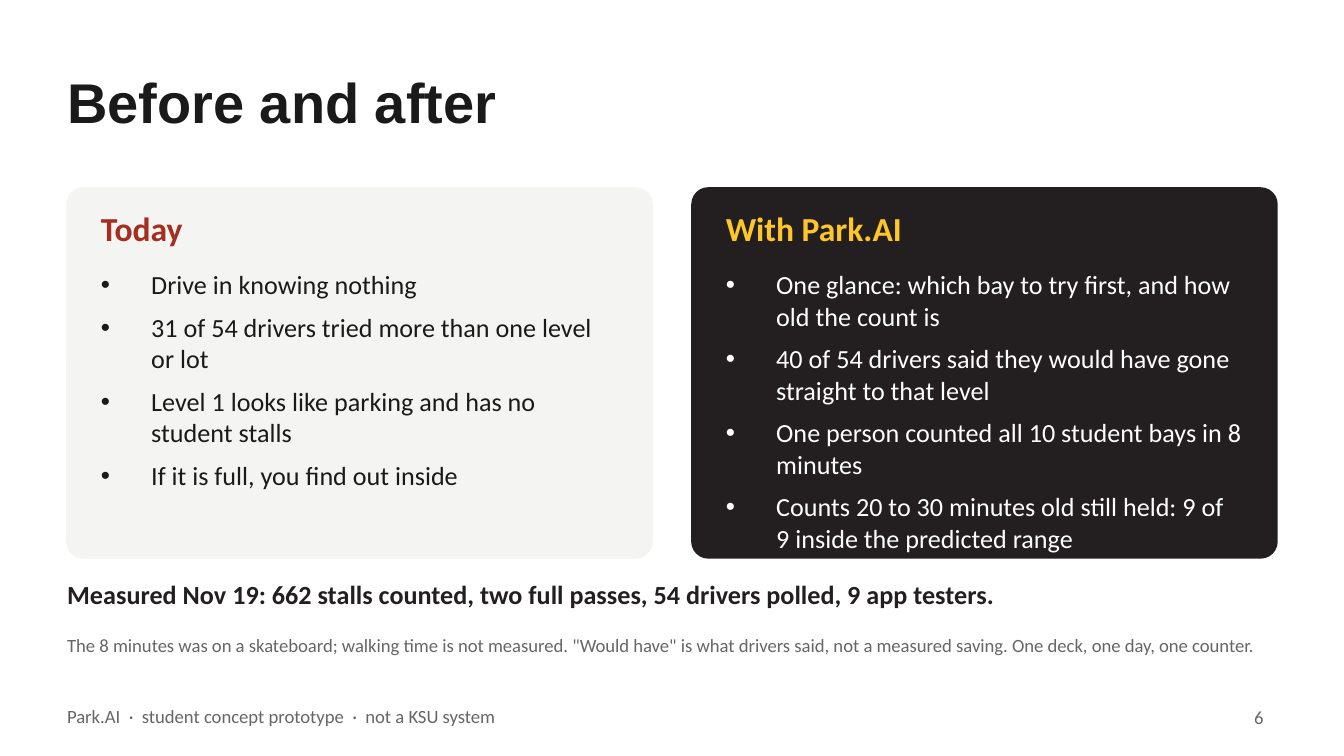
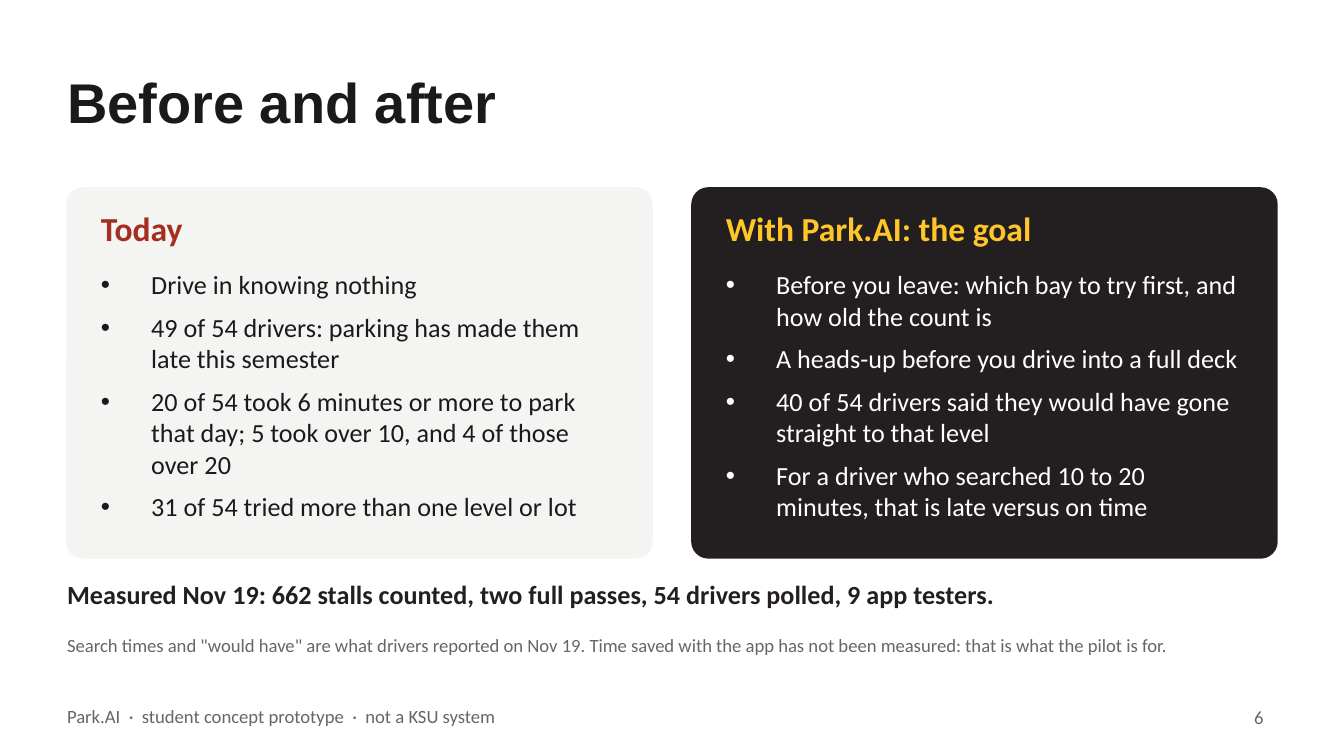
Before and after one commit to boots59/park.ai, a slide deck: slide 6 of submission/Park-AI-pitch-DRAFT.pptx. Drawn at 1344x756 pixels with LibreOffice and Linux fonts; fonts in the diff are those of the drawing. Boxes give left, top, right and bottom in pixels: in the first picture for what was removed or moved away, otherwise in the second. Text is boxed around its words. In the diff, an @@ line names an element or a change of style, - is before the commit and + after.

```diff
--- a/submission/Park-AI-pitch-DRAFT.pptx
+++ b/submission/Park-AI-pitch-DRAFT.pptx
@@ text at [726,217,1031,247]: text changed @@
-With Park.AI
+With Park.AI: the goal
@@ text at [776,276,1237,373]: text changed @@
-• One glance: which bay to try first, and how old the count is
+• Before you leave: which bay to try first, and how old the count is
+• A heads-up before you drive into a full deck
@@ text at [151,319,579,516]: text changed @@
-• 31 of 54 drivers tried more than one level or lot
-• Level 1 looks like parking and has no student stalls
-• If it is full, you find out inside
+• 49 of 54 drivers: parking has made them late this semester
+• 20 of 54 took 6 minutes or more to park that day; 5 took over 10, and 4 of those over 20
+• 31 of 54 tried more than one level or lot
@@ text at [776,467,1148,519]: text changed @@
-• One person counted all 10 student bays in 8 minutes
-• Counts 20 to 30 minutes old still held: 9 of 9 inside the predicted range
+• For a driver who searched 10 to 20 minutes, that is late versus on time
@@ text at [67,639,1166,655]: text changed @@
-The 8 minutes was on a skateboard; walking time is not measured. "Would have" is what drivers said, not a measured saving. One deck, one day, one counter.
+Search times and "would have" are what drivers reported on Nov 19. Time saved with the app has not been measured: that is what the pilot is for.
```
Also in this commit, not shown: 1 other slide changed, 3 other files.
